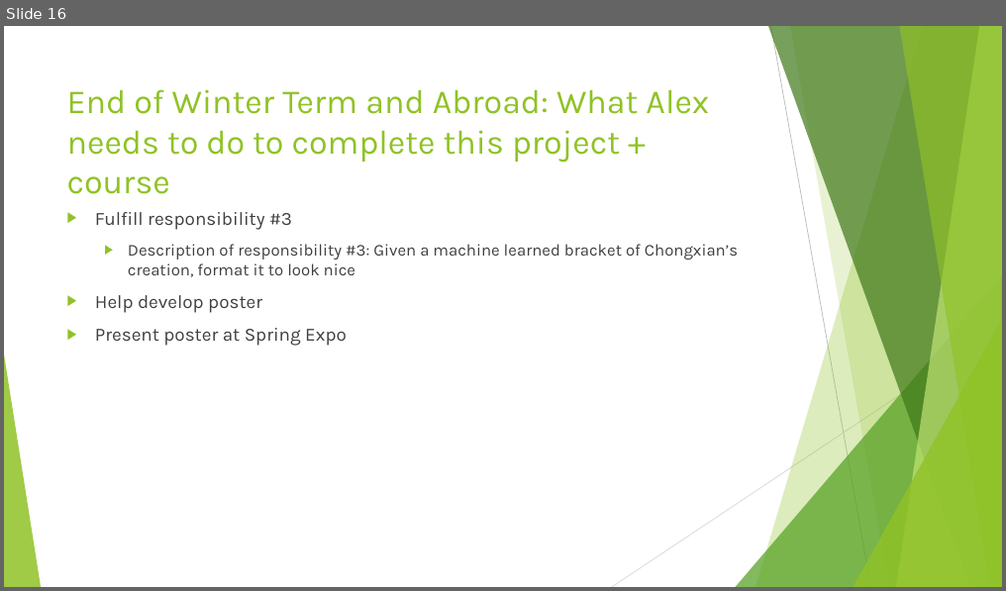
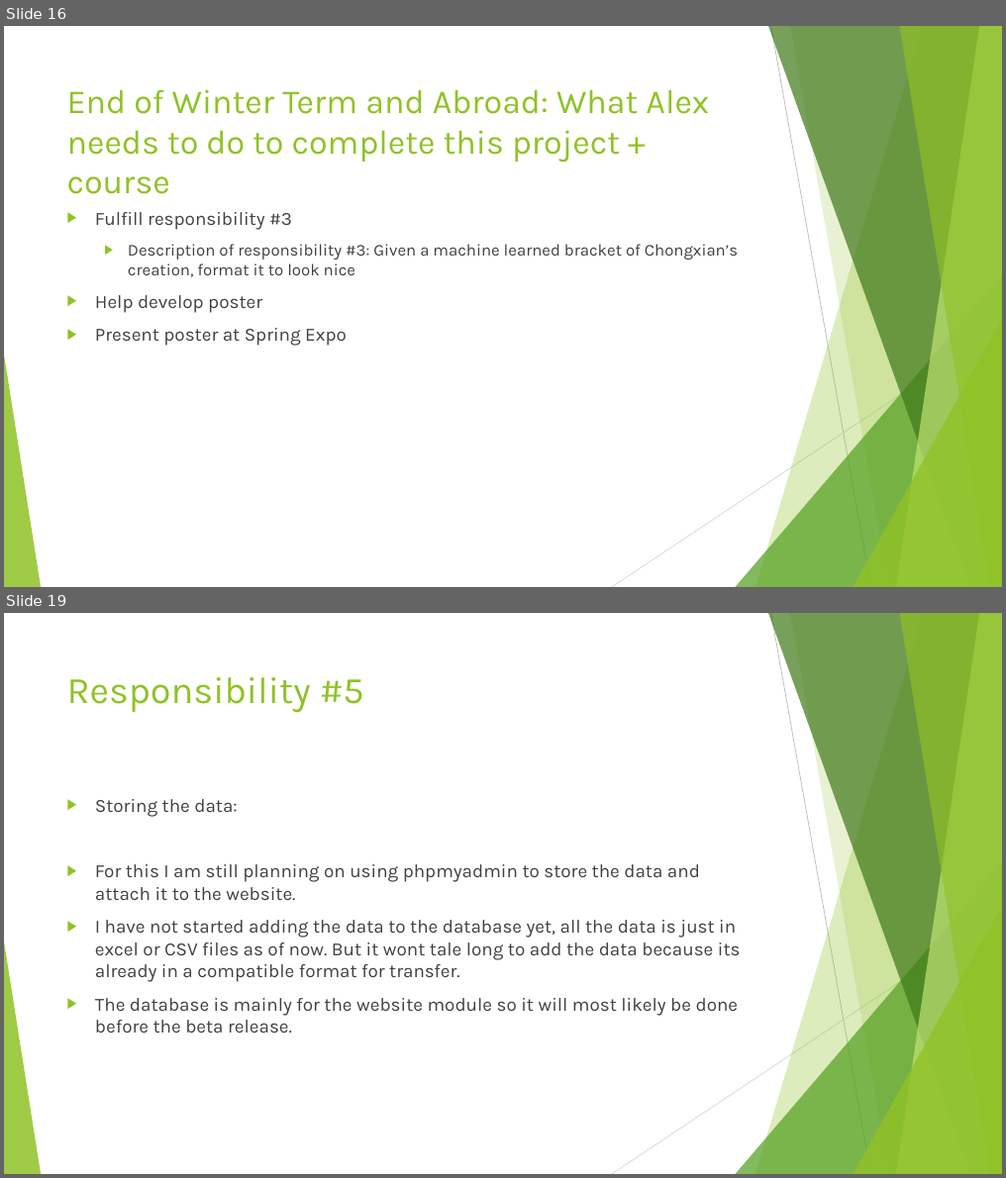
Before and after one commit to AlexDCraig/senior-capstone-project, a slide deck: progressReportWinterTerm/AlexHofferWinterTermProgReport.pptx. Shown one above the other, each under a label of ours: slide 16 before the commit, slides 16 and 19 after it; the slides between them are not shown. The pictures are 1006x591 and 1006x1178 pixels, drawn with LibreOffice and Linux fonts; fonts in the diff are those of the drawing. Boxes give left, top, right and bottom in pixels: in the first picture for what was removed or moved away, otherwise in the second. Text is boxed around its words. In the diff, an @@ line names an element or a change of style, - is before the commit and + after.

```diff
--- a/progressReportWinterTerm/AlexHofferWinterTermProgReport.pptx
+++ b/progressReportWinterTerm/AlexHofferWinterTermProgReport.pptx
@@ slide 19 added at (4,613,1002,1174), background #FFFFFF; not listed: 10 template elements that a slide beside it also shows @@
@@ title added at (67,677,364,713), 36 pt, text #90C226 @@
+Responsibility #5
@@ text added at (95,799,741,1033), 18 pt, text #404040 @@
+▶ Storing the data:
+▶ For this I am still planning on using phpmyadmin to store the data and attach it to the website.
+▶ I have not started adding the data to the database yet, all the data is just in excel or CSV files as of now. But it wont tale long to add the data because its already in a compatible format for transfer.
+▶ The database is mainly for the website module so it will most likely be done before the beta release.
```
Also in this commit, not shown: 2 other slides added.
